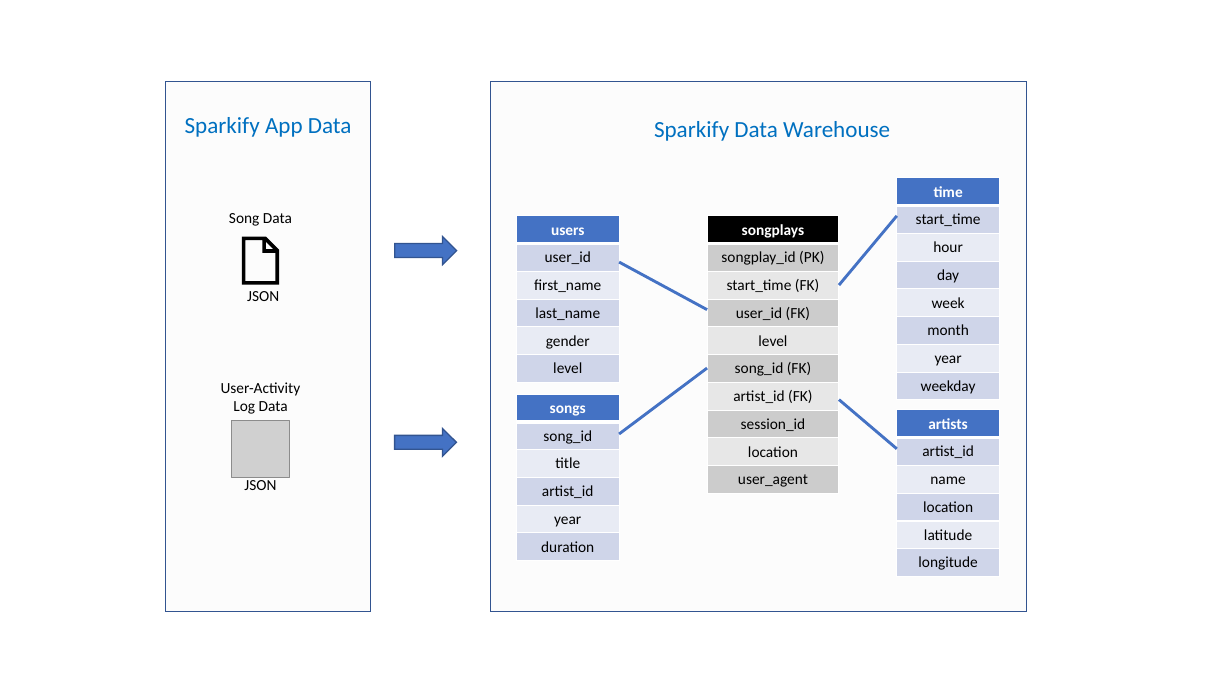
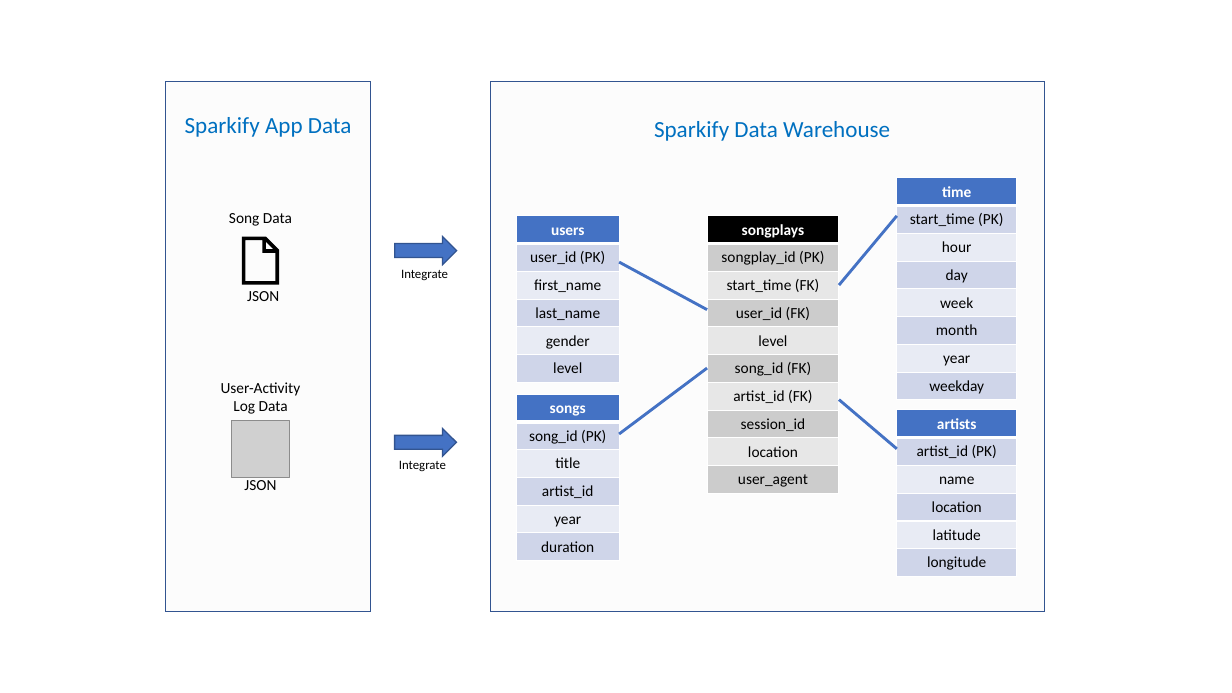
Before and after one commit to erwinonly1612/nd027-dend, a slide deck: slide 1 of 01-data-modeling/03-data-modeling-with-postgres/ppt/SparkifyDataWarehouseSchema.pptx. Drawn at 1232x693 pixels with LibreOffice and Linux fonts; fonts in the diff are those of the drawing; grey boxes stand for pictures. Boxes give left, top, right and bottom in pixels: in the first picture for what was removed or moved away, otherwise in the second. Text is boxed around its words. In the diff, an @@ line names an element or a change of style, - is before the commit and + after.

Commit message:
added PK in Sparkify Data Warehouse Schema slides

```diff
--- a/01-data-modeling/03-data-modeling-with-postgres/ppt/SparkifyDataWarehouseSchema.pptx
+++ b/01-data-modeling/03-data-modeling-with-postgres/ppt/SparkifyDataWarehouseSchema.pptx
@@ rectangle: place and size @@
-rectangle at bbox=[491, 82, 1027, 612]
+rectangle at bbox=[491, 82, 1045, 612]
@@ table at bbox=[897, 178, 1018, 400] @@
-row 2, column 1: start_time
+row 2, column 1: start_time (PK)
@@ table: place and size @@
-table at bbox=[897, 178, 1000, 400]
+table at bbox=[897, 178, 1018, 400]
@@ table at bbox=[517, 216, 619, 383] @@
-row 2, column 1: user_id
+row 2, column 1: user_id (PK)
@@ text added at bbox=[401, 269, 448, 280], 10 pt, text #000000 @@
+Integrate
@@ table at bbox=[517, 395, 619, 561] @@
-row 2, column 1: song_id
+row 2, column 1: song_id (PK)
@@ table at bbox=[897, 410, 1018, 577] @@
-row 2, column 1: artist_id
+row 2, column 1: artist_id (PK)
@@ table: place and size @@
-table at bbox=[897, 410, 1000, 577]
+table at bbox=[897, 410, 1018, 577]
@@ text added at bbox=[399, 460, 446, 471], 10 pt, text #000000 @@
+Integrate
```
